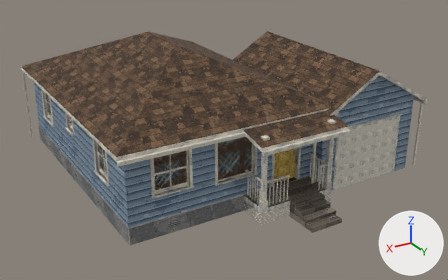
The glTF model THE_VEIL_ASSETS_V2/03_Residential/House_Variants/RES_House_Ranch_B.glb, before and after one commit.
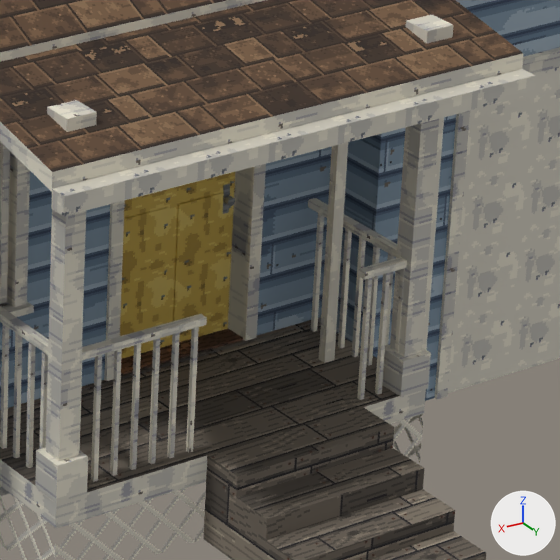
Each version appears first whole from a 50 mm camera at (11.94, 13.0, 10.39) aimed at (0.66, -5.8, 0.99), and next in a close-up on the part from 56% to 79% of the width and 42% to 79% of the height. Lighting does not change. The marker at lower right points along +X, +Y and +Z. The older version's two pictures come first. Objects named as collision shapes, trigger or cutter boxes, shadow casters or lower levels of detail are left out. Where no turn or scale is listed for an object, it has been applied to the vertices. Vertices at exactly the same position are counted once.

Names of what the first close-up shows: 'INT_Door_Front', 'INT_GarageDoor_Garage', 'RES_House_Ranch_B_Exterior' and 1 more.
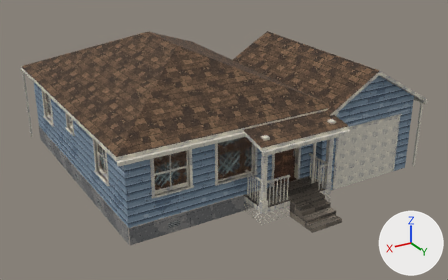
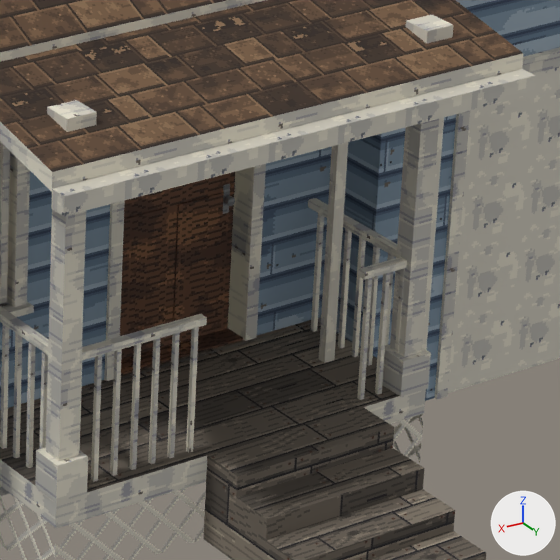
Pixel boxes [x1, y1, x2, y2] of what changed, in the close-ups (560 x 560 px):
part 1 of me_int_door_front, recoloured (darker): [120, 172, 235, 359] in both

The edits, one by one:
me_int_door_front has 96 vertices, 140 faces and spans x -0.98..0.0, y -0.08..0.08, z 0.01..2.12.
me_int_door_front is used by ob_int_door_front; location (0.79, -2.47, 0.61).
me_int_door_front part 1: all 72 faces that had it switch from mat_m_town_paintyellow to mat_m_furn_wooddark (picture img_t_furn_wooddark_png).
